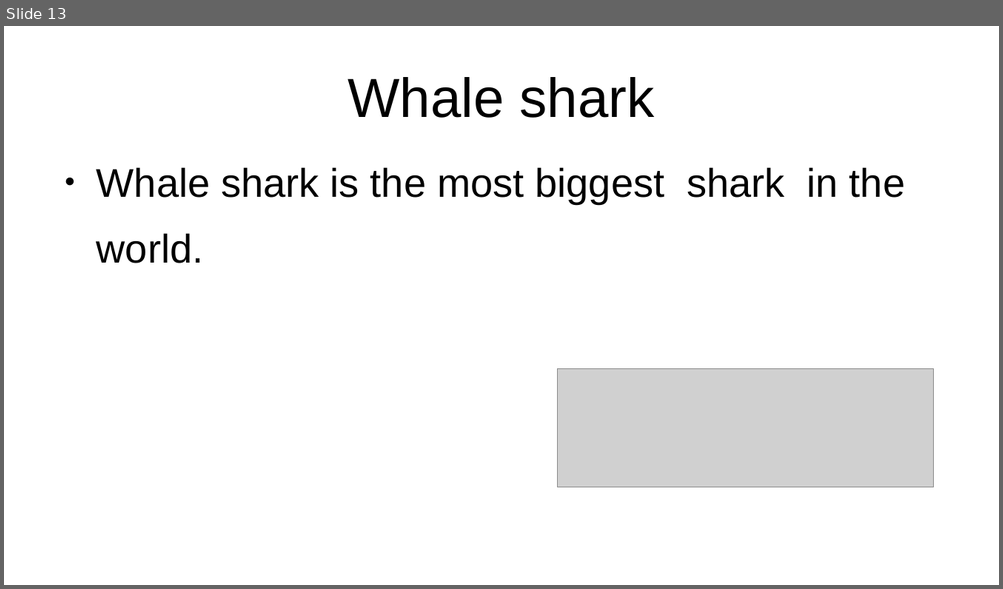
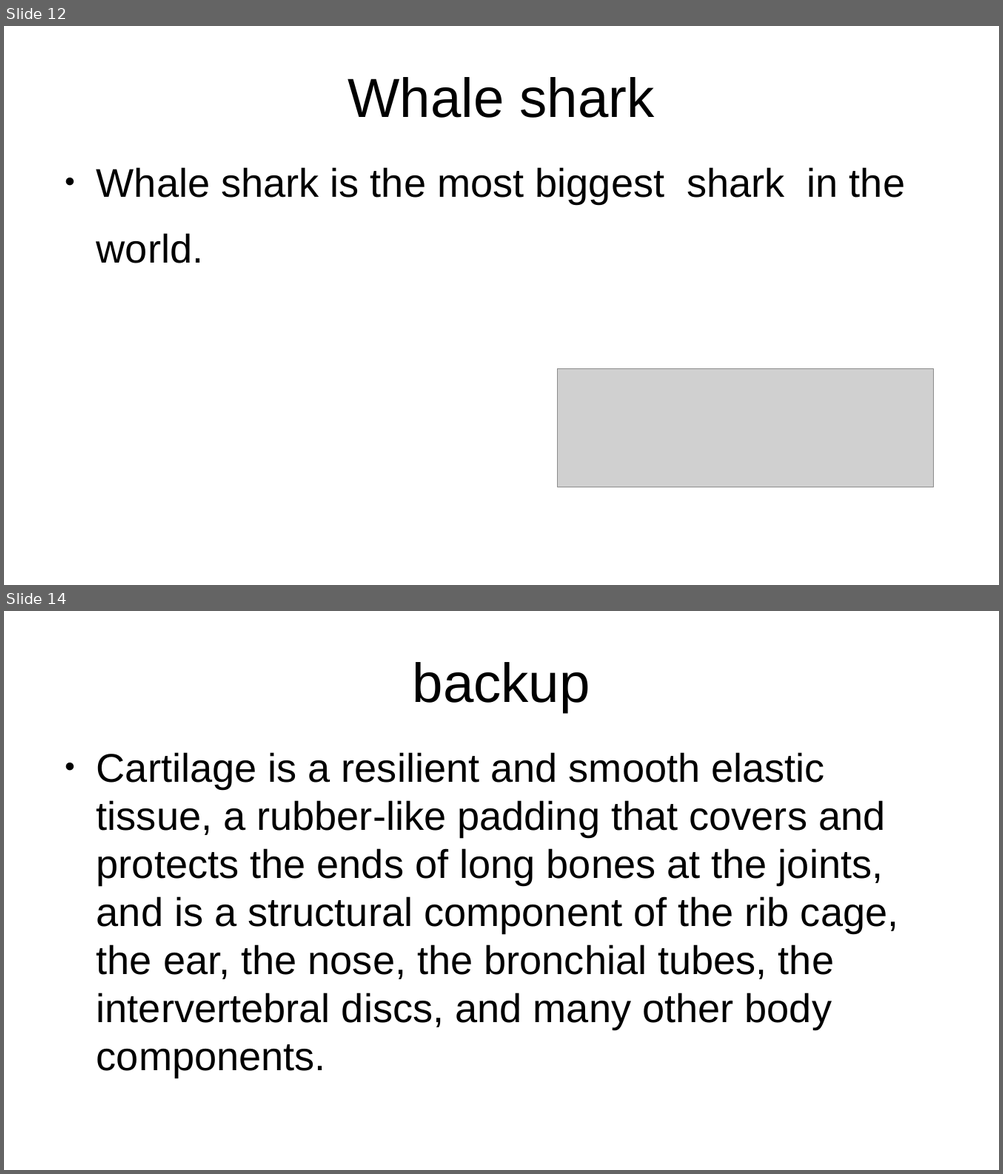
Before and after one commit to aarushipujeri/my-presentation, a slide deck: SHARKS.odp. Shown one above the other, each under a label of ours: slide 13 before the commit, slides 12 and 14 after it; the slides between them are not shown. The pictures are 1003x589 and 1003x1174 pixels, drawn with LibreOffice and Linux fonts; fonts in the diff are those of the drawing; grey boxes stand for pictures. Boxes give left, top, right and bottom in pixels: in the first picture for what was removed or moved away, otherwise in the second. Text is boxed around its words. In the diff, an @@ line names an element or a change of style, - is before the commit and + after.

```diff
--- a/SHARKS.odp
+++ b/SHARKS.odp
@@ slide 14 added at box(4, 611, 999, 1170), background #FFFFFF @@
@@ title added at box(412, 662, 590, 712), 44 pt, text #000000 @@
+backup
@@ text added at box(96, 752, 898, 1077), 32 pt, text #000000 @@
+● Cartilage is a resilient and smooth elastic tissue, a rubber-like padding that covers and protects the ends of long bones at the joints, and is a structural component of the rib cage, the ear, the nose, the bronchial tubes, the intervertebral discs, and many other body components.
@@ what was slide 13 is now slide 12 @@
```
Also in this commit, not shown: 5 slides changed, 2 other slides added, 2 slides removed.
